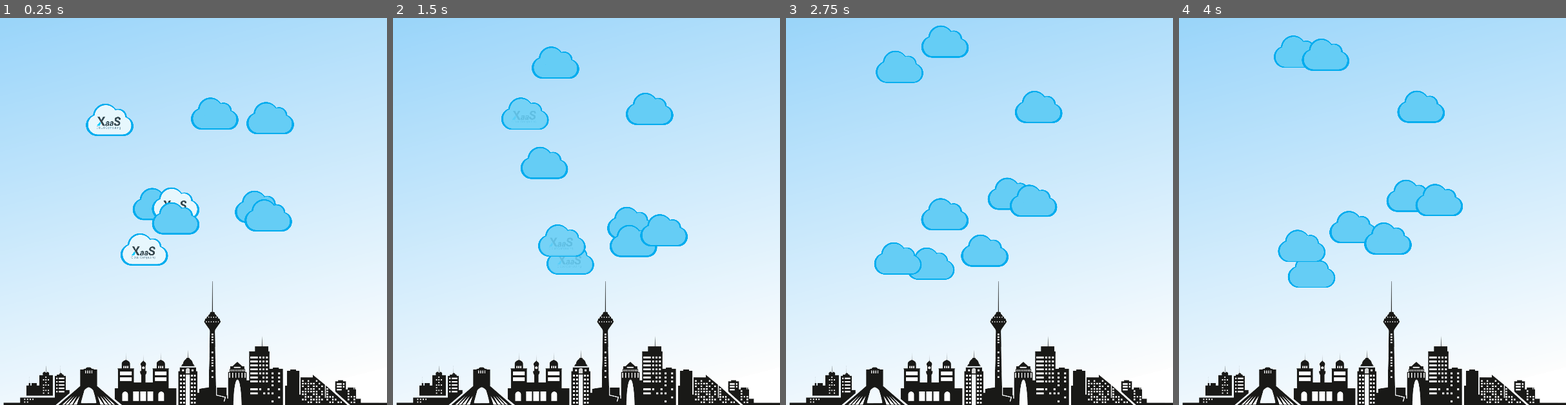
Above: before the commit, frames 1-4 (left to right).
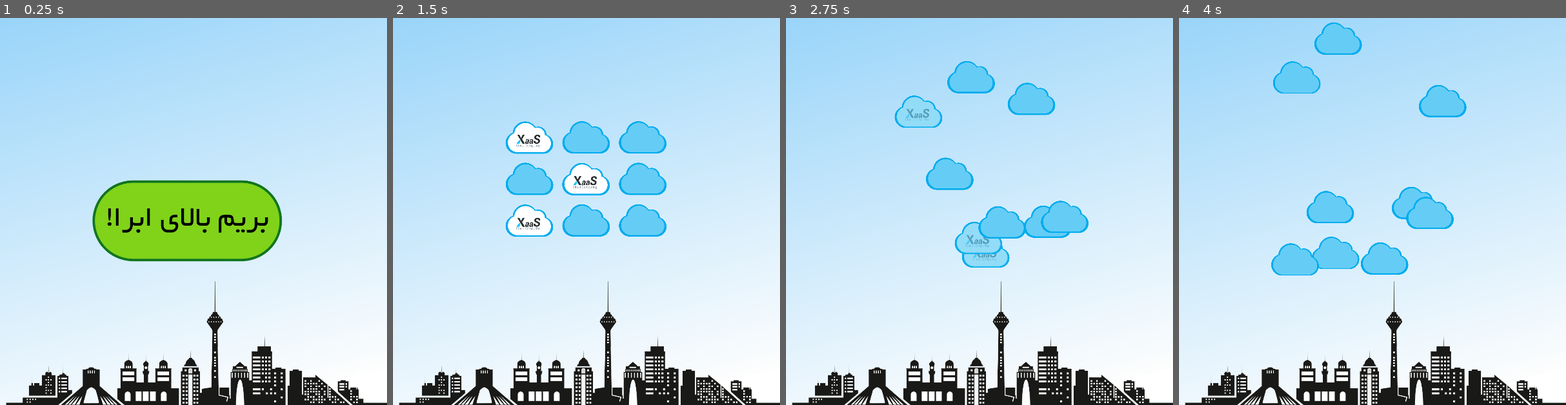
Above: after the commit, the same moments.

Repository: elahehab/x_a_a_s_c_l_o_u_d
Game: Godot game, scene res://scenes/startPage.tscn
Same seed, same stepped clock (60 frames per second), same inputs: the game is played once before the commit and once after it. Before the commit the project starts from res://scenes/main.tscn.
Inputs (mouse positions are in pixels of both pictures, inside the frame that each line leads up to):
- Up to frame 1 (0.25 s): no input
- Up to frame 2 (1.5 s): click (578, 219) at 0.52 s; move the mouse to (671, 192) at 1.27 s; click (671, 192) at 1.42 s
- Up to frame 3 (2.75 s): move the mouse to (902, 230) at 2.02 s; click (902, 230) at 2.17 s
- Up to frame 4 (4 s): move the mouse to (1411, 126) at 2.77 s; click (1411, 126) at 2.92 s; move the mouse to (1353, 288) at 3.52 s; click (1353, 288) at 3.67 s

The runs differ from the first frame. In frame 1, 15% of the frame differs, in the area x 0-94%, y 20-100%; in frame 2, 15%; in frame 3, 14%; in frame 4, 12%.

Commit message:
Start page were added

Diff:
--- a/project.godot
+++ b/project.godot
@@ -16,7 +16,7 @@
 [application]
 
 config/name="Clouds"
-run/main_scene="res://scenes/main.tscn"
+run/main_scene="res://scenes/startPage.tscn"
 config/icon="res://icon.png"
 
 [display]
--- a/scenes/background.tscn
+++ b/scenes/background.tscn
@@ -1,16 +1,16 @@
 [gd_scene load_steps=3 format=2]
 
-[ext_resource path="res://assets/images/pngegg.png" type="Texture" id=1]
-[ext_resource path="res://assets/images/blue-gradient-white-linear-1024x768-c2-87cefa-ffffff-a-105-f-14.svg" type="Texture" id=2]
+[ext_resource path="res://assets/images/blue-gradient-white-linear-1024x768-c2-87cefa-ffffff-a-105-f-14.svg" type="Texture" id=1]
+[ext_resource path="res://assets/images/pngegg.png" type="Texture" id=2]
 
 [node name="background" type="Node2D"]
 
 [node name="Sprite" type="Sprite" parent="."]
 position = Vector2( 263.051, 211.044 )
 scale = Vector2( 1.02183, 1.02183 )
-texture = ExtResource( 2 )
+texture = ExtResource( 1 )
 
 [node name="pngegg" type="Sprite" parent="."]
-position = Vector2( 302.613, 507.544 )
+position = Vector2( 306.613, 507.544 )
 scale = Vector2( 0.44505, 0.445051 )
-texture = ExtResource( 1 )
+texture = ExtResource( 2 )
--- a/scenes/main.tscn
+++ b/scenes/main.tscn
@@ -4,3 +4,5 @@
 
 [node name="main" type="Node2D"]
 script = ExtResource( 1 )
+
+[node name="Timer" type="Timer" parent="."]
--- /dev/null
+++ b/scenes/startPage.tscn
@@ -0,0 +1,22 @@
+[gd_scene load_steps=4 format=2]
+
+[ext_resource path="res://scenes/background.tscn" type="PackedScene" id=1]
+[ext_resource path="res://scripts/StartButton.gd" type="Script" id=2]
+[ext_resource path="res://assets/images/startBtn.png" type="Texture" id=3]
+
+[node name="startPage" type="Node2D"]
+
+[node name="background" parent="." instance=ExtResource( 1 )]
+
+[node name="Button" type="Button" parent="."]
+margin_left = 136.0
+margin_top = 248.0
+margin_right = 437.0
+margin_bottom = 379.0
+flat = true
+script = ExtResource( 2 )
+
+[node name="Sprite" type="Sprite" parent="Button"]
+position = Vector2( 153.215, 65.4371 )
+scale = Vector2( 0.495, 0.495 )
+texture = ExtResource( 3 )
--- a/scripts/Cloud.gd
+++ b/scripts/Cloud.gd
@@ -26,7 +26,8 @@
 
 
 func _process(delta):
-#	pass
+	if(!get_parent().isLevelStarted()):
+		return
 	if(speed > 0):
 		speed = speed - 1
 		if(cloudType == 1):
@@ -55,6 +56,7 @@
 	isMouseOver(event.position)):
 		if(cloudType == 1):
 			get_node("Sprite/cover").modulate.a = 0
+			get_parent().increaseNumOfFoundedClouds()
 		else:
 			print("Wronge :((")
 		get_tree().set_input_as_handled()
--- /dev/null
+++ b/scripts/StartButton.gd
@@ -0,0 +1,16 @@
+extends Button
+
+# Declare member variables here. Examples:
+# var a = 2
+# var b = "text"
+
+# Called when the node enters the scene tree for the first time.
+func _ready():
+	connect("pressed", self, "_button_pressed")
+
+func _button_pressed():
+    get_tree().change_scene("res://scenes/main.tscn")
+
+# Called every frame. 'delta' is the elapsed time since the previous frame.
+#func _process(delta):
+#	pass
--- a/scripts/main.gd
+++ b/scripts/main.gd
@@ -6,9 +6,11 @@
 
 var numOfWClouds = 3
 var numOfHClouds = 3
-var numOfClouds = numOfWClouds*numOfHClouds #6, 12, 20
-var numOfXClouds = 3 #1-9
+var numOfClouds = numOfWClouds*numOfHClouds
+var numOfXClouds = 3
+var numOfFoundedClouds = 0
 var clouds = []
+var start = 0
 
 # Called when the node enters the scene tree for the first time.
 func _ready():
@@ -55,8 +57,20 @@
 			cloud.position = Vector2(cloudx, cloudy)
 			add_child(cloud)
 
+	var timer = get_node("Timer")
+	timer.connect("timeout", self, "startLevel")
+	timer.start(1)
 
+func increaseNumOfFoundedClouds():
+	numOfFoundedClouds += 1
+	if(numOfFoundedClouds == numOfXClouds):
+		print("you won")
 
+func startLevel():
+	start = 1
+
+func isLevelStarted():
+	return start
 # Called every frame. 'delta' is the elapsed time since the previous frame.
 #func _process(delta):
 #	pass
Binary file added: assets/images/startBtn.png
Not shown, added: assets/images/startBtn.png.import
